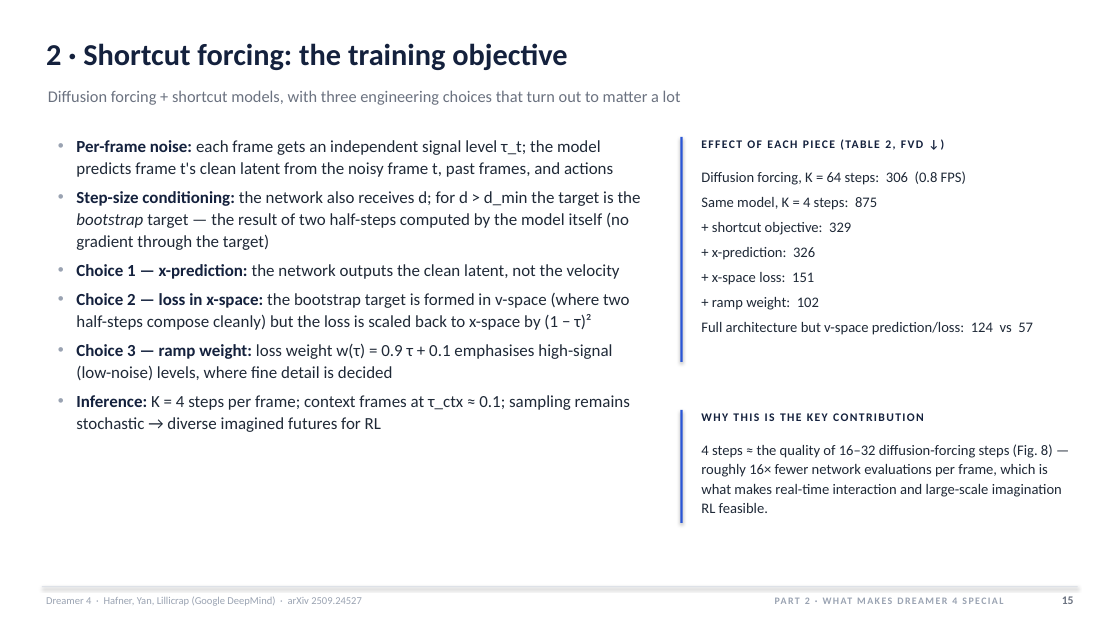
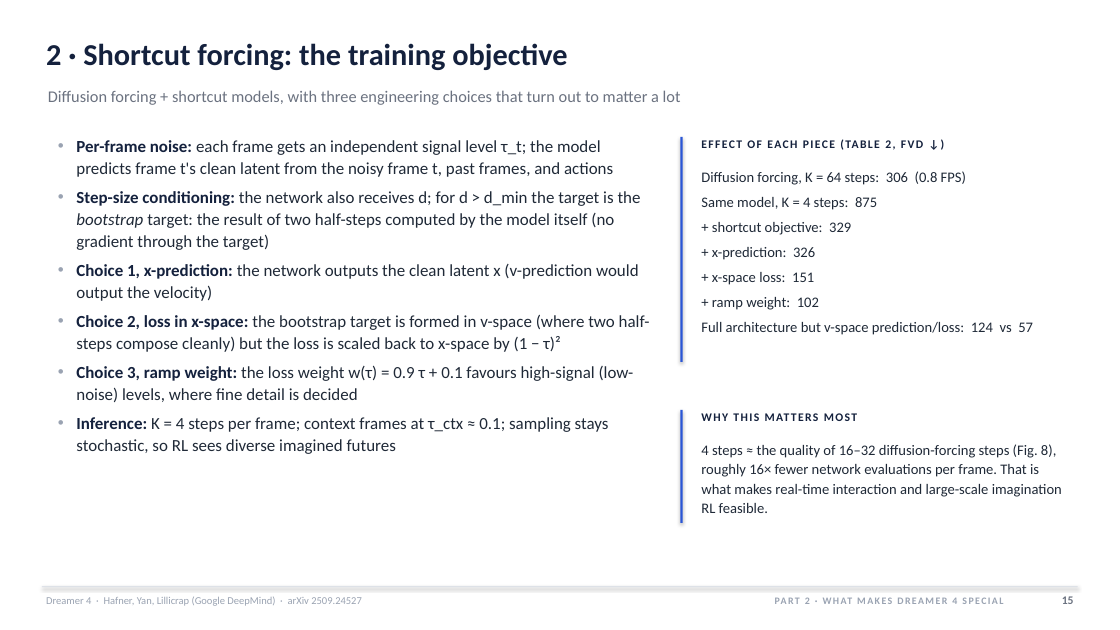
Before and after one commit to HarmannBitte/Dreamer-4, a slide deck: slide 15 of presentation/Dreamer4_Final.pptx. Drawn at 1120x630 pixels with LibreOffice and Linux fonts; fonts in the diff are those of the drawing. Boxes give left, top, right and bottom in pixels: in the first picture for what was removed or moved away, otherwise in the second. Text is boxed around its words. In the diff, an @@ line names an element or a change of style, - is before the commit and + after.

Commit message:
Humanizer text pass over both decks (blader/humanizer v3); new slides: Algorithm 1 in full (eqs. 5-11); deep dive v7 (52 slides), final talk v2 (45 slides); v6 + final v1 renders archived in versions/

```diff
--- a/presentation/Dreamer4_Final.pptx
+++ b/presentation/Dreamer4_Final.pptx
@@ text at (x1=76, y1=191, x2=650, y2=454): text changed @@
-• Step-size conditioning: the network also receives d; for d > d_min the target is the bootstrap target — the result of two half-steps computed by the model itself (no gradient through the target)
-• Choice 1 — x-prediction: the network outputs the clean latent, not the velocity
-• Choice 2 — loss in x-space: the bootstrap target is formed in v-space (where two half-steps compose cleanly) but the loss is scaled back to x-space by (1 − τ)²
-• Choice 3 — ramp weight: loss weight w(τ) = 0.9 τ + 0.1 emphasises high-signal (low-noise) levels, where fine detail is decided
-• Inference: K = 4 steps per frame; context frames at τ_ctx ≈ 0.1; sampling remains stochastic → diverse imagined futures for RL
+• Step-size conditioning: the network also receives d; for d > d_min the target is the bootstrap target: the result of two half-steps computed by the model itself (no gradient through the target)
+• Choice 1, x-prediction: the network outputs the clean latent x (v-prediction would output the velocity)
+• Choice 2, loss in x-space: the bootstrap target is formed in v-space (where two half-steps compose cleanly) but the loss is scaled back to x-space by (1 − τ)²
+• Choice 3, ramp weight: the loss weight w(τ) = 0.9 τ + 0.1 favours high-signal (low-noise) levels, where fine detail is decided
+• Inference: K = 4 steps per frame; context frames at τ_ctx ≈ 0.1; sampling stays stochastic, so RL sees diverse imagined futures
@@ text at (x1=701, y1=413, x2=924, y2=421): text changed @@
-WHY THIS IS THE KEY CONTRIBUTION
+WHY THIS MATTERS MOST
@@ text at (x1=701, y1=444, x2=1062, y2=513): text changed @@
-4 steps ≈ the quality of 16–32 diffusion-forcing steps (Fig. 8) — roughly 16× fewer network evaluations per frame, which is what makes real-time interaction and large-scale imagination RL feasible.
+4 steps ≈ the quality of 16–32 diffusion-forcing steps (Fig. 8), roughly 16× fewer network evaluations per frame. That is what makes real-time interaction and large-scale imagination RL feasible.
```
Also in this commit, not shown: 37 other slides changed, 2 slides added, 18 other files.
